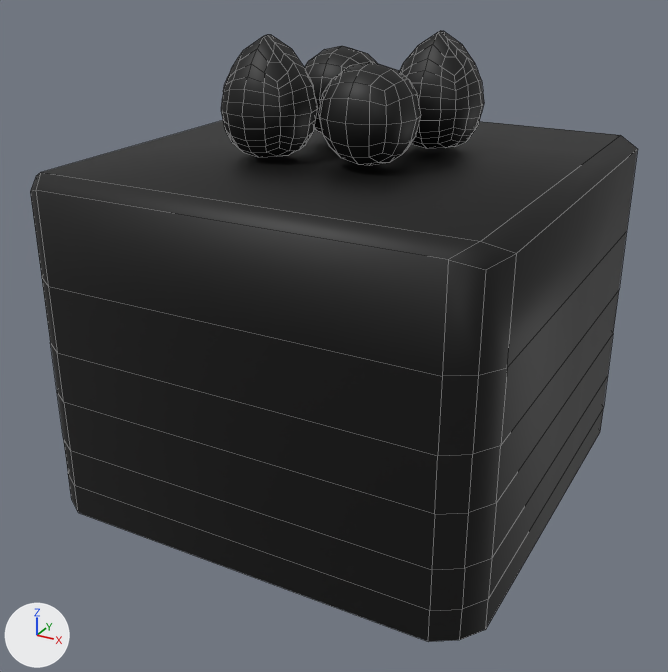
A saved change to the FBX model ZooFight-Project/Assets/09.Models/Blocks/Cake_06.fbx.
Before and after are seen from a 50 mm lens placed at (1.013, -1.943, 1.321), pointed at (-0.009, -0.086, 0.393). The axes (+X, +Y, +Z) are drawn at lower left. The lights are the same throughout. Mesh edges are drawn as thin lines. Where no turn or scale is listed for an object, it has been applied to the vertices.

Objects in the first picture: 'Box001', 'Box002', 'Cake_berry001', 'Cake_berry002', 'Cake_body001'.
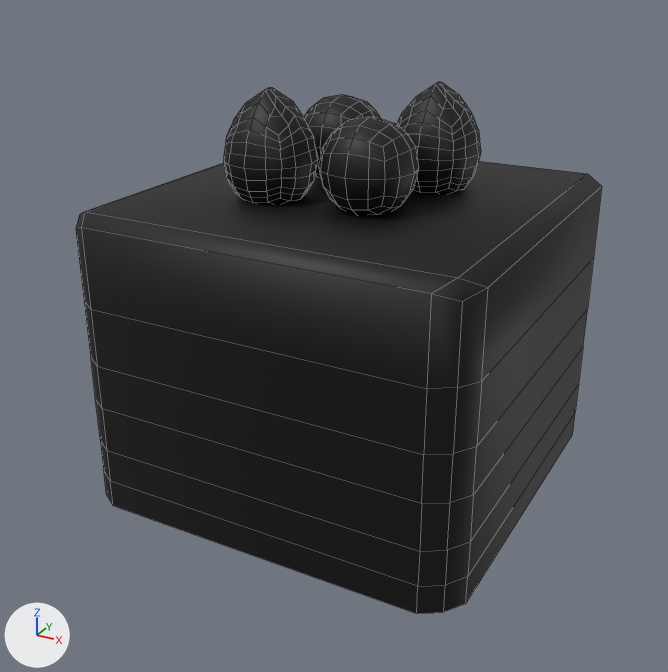
Location of each change, (x1, y1, x2, y2) in pixels of the pictures (668 x 672 px):
'Cake_body001', mesh rescaled (13% narrower, 13% shorter): before (30, 120, 637, 642); after (76, 161, 602, 614)
'Cake_berry001', moved: before (221, 35, 318, 157); after (224, 88, 318, 204)
'Box002', moved: before (319, 62, 421, 166); after (319, 117, 419, 215)
'Cake_berry002', moved: before (400, 31, 484, 149); after (397, 82, 481, 194)
'Box001', moved: before (304, 46, 377, 133); after (304, 94, 381, 178)

Diff of the bpy script that builds the scene:
```diff
--- a/ZooFight-Project/Assets/09.Models/Blocks/Cake_06.fbx.py
+++ b/ZooFight-Project/Assets/09.Models/Blocks/Cake_06.fbx.py
@@ me_cake_body001 @@
 me_cake_body001.from_pydata(...)  # 88 vertices, 81 faces; spans x -0.559..0.559, y -0.559..0.559, z 0.0..0.838
 # used by ob_cake_body001; location = (0.0, 0.0, 0.0)
+# me_cake_body001 part 1: the whole mesh is scaled about its middle by 0.884, then moved by (0.0, 0.0, -0.047)
 me_cake_body001.materials.append(mat_03___default)
@@ ob_box001 @@
 ob_box001 = bpy.data.objects.new('Box001', me_box001)
-ob_box001.location = (-0.098, 0.118, 0.841)
+ob_box001.location = (-0.098, 0.118, 0.726)
@@ ob_cake_berry002 @@
 ob_cake_berry002 = bpy.data.objects.new('Cake_berry002', me_cake_berry002)
-ob_cake_berry002.location = (0.151, 0.134, 0.837)
+ob_cake_berry002.location = (0.151, 0.134, 0.722)
@@ ob_box002 @@
 ob_box002 = bpy.data.objects.new('Box002', me_box002)
-ob_box002.location = (0.098, -0.118, 0.841)
+ob_box002.location = (0.098, -0.118, 0.726)
@@ ob_cake_berry001 @@
 ob_cake_berry001 = bpy.data.objects.new('Cake_berry001', me_cake_berry001)
-ob_cake_berry001.location = (-0.151, -0.134, 0.837)
+ob_cake_berry001.location = (-0.151, -0.134, 0.722)
```
